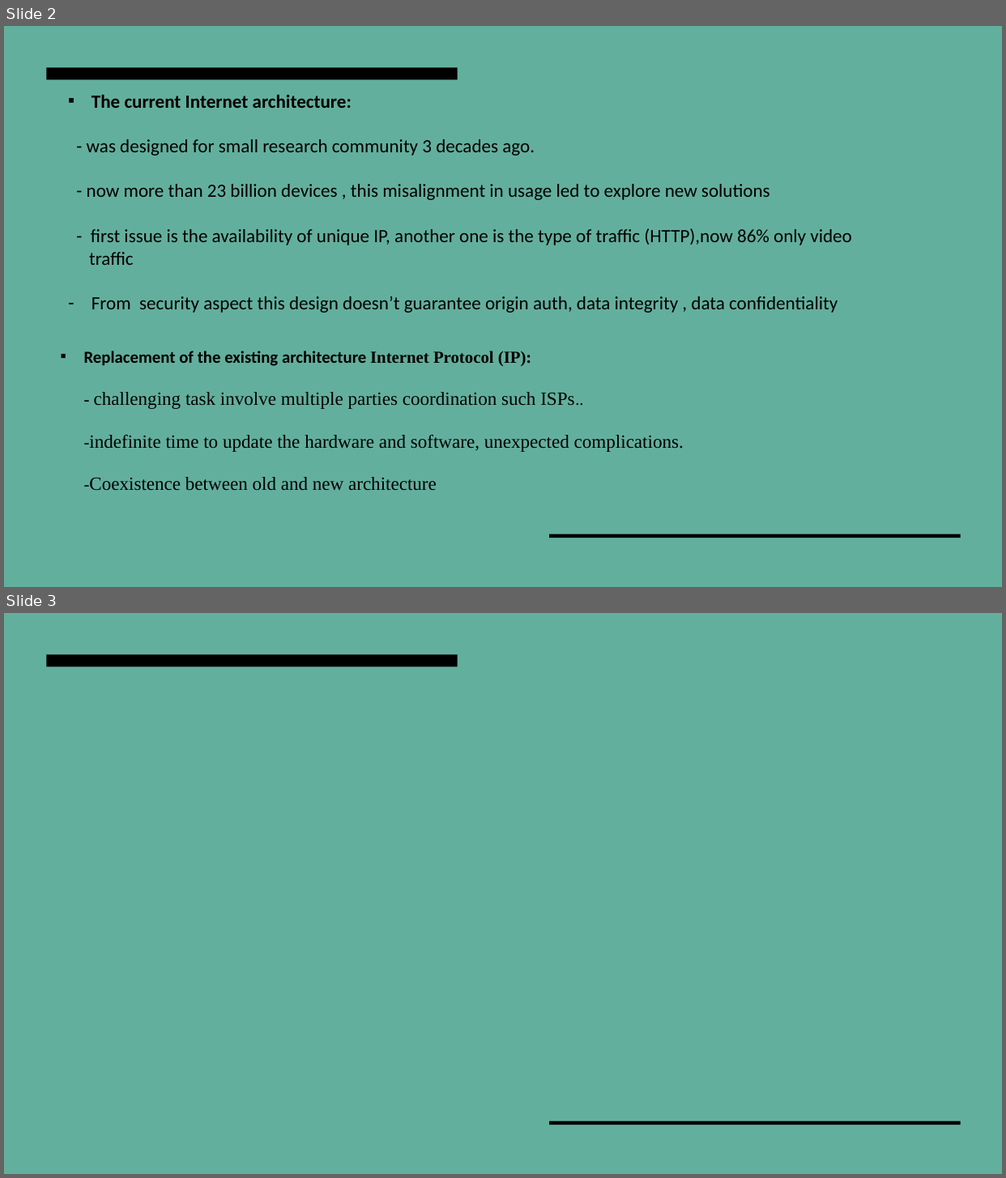
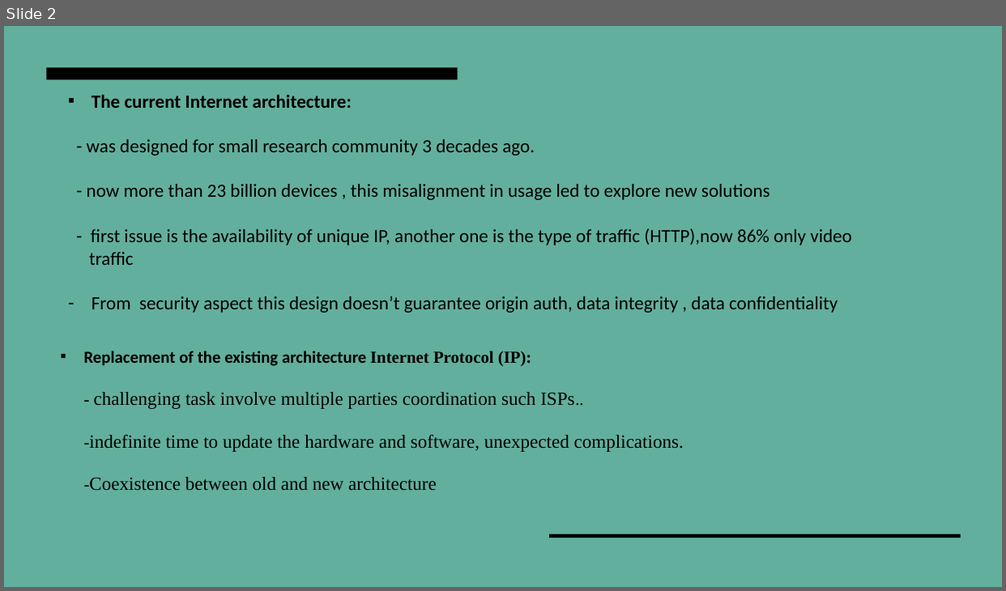
Before and after one commit to NazeerPD/CNS, a slide deck: ICN-IP Coexistence Solutions.pptx. Shown one above the other, each under a label of ours: slides 2 and 3 before the commit, slide 2 after it. The pictures are 1006x1178 and 1006x591 pixels, drawn with LibreOffice and Linux fonts; fonts in the diff are those of the drawing. Boxes give left, top, right and bottom in pixels: in the first picture for what was removed or moved away, otherwise in the second. Text is boxed around its words. In the diff, an @@ line names an element or a change of style, - is before the commit and + after.

```diff
--- a/ICN-IP Coexistence Solutions.pptx
+++ b/ICN-IP Coexistence Solutions.pptx
@@ slide 3 removed at (4,613,1002,1174), background #FFFFFF @@
@@ rectangle removed at (4,613,1002,1174) @@
@@ rectangle removed at (47,655,458,667) @@
@@ rectangle removed at (550,1122,961,1125) @@
```
Also in this commit, not shown: 2 slides added.
